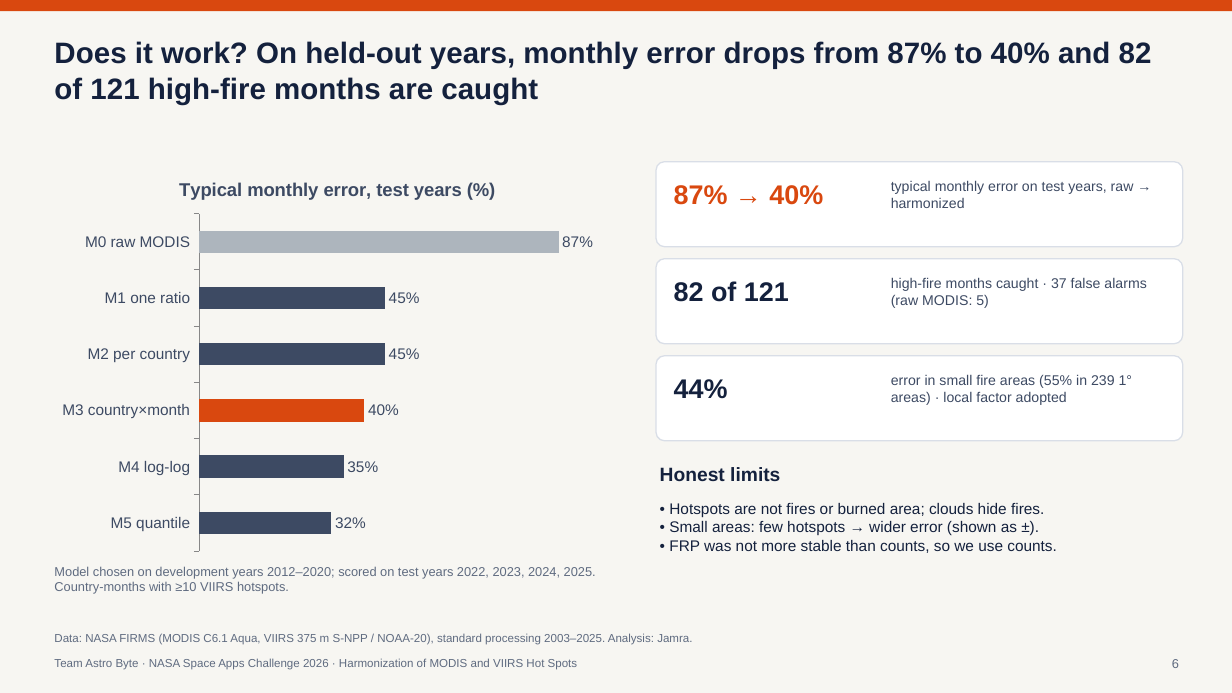
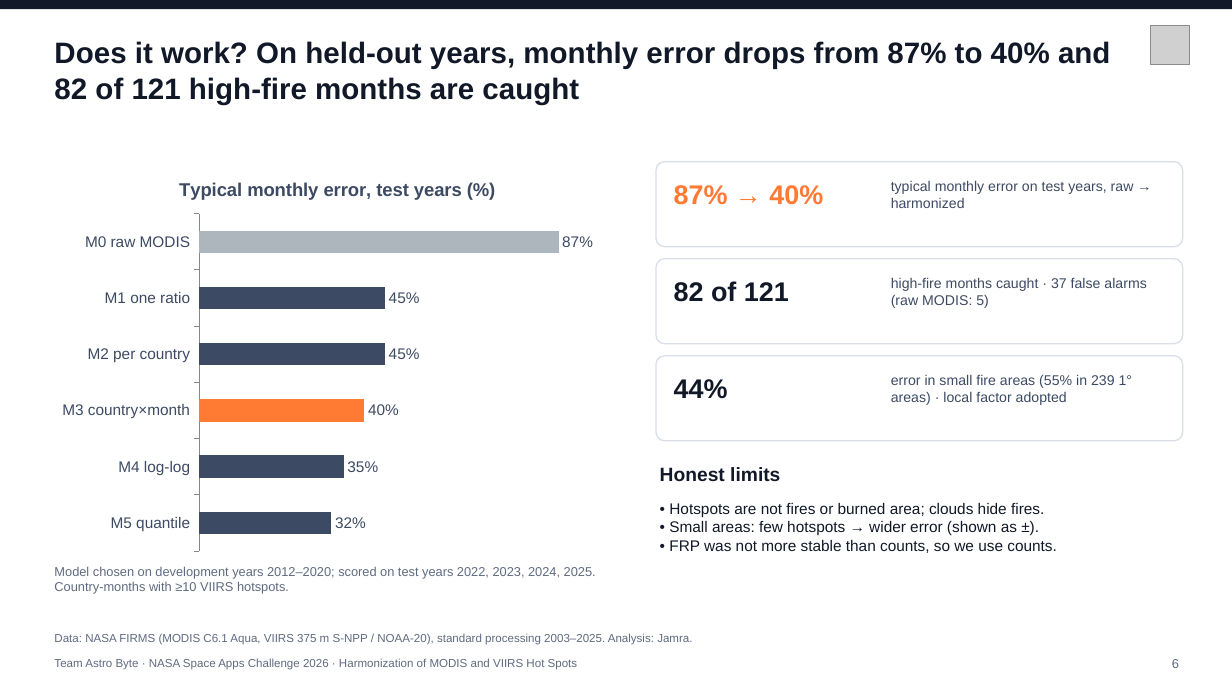
Before and after one commit to ahmedetk/jamra, a slide deck: slide 6 of slides/AstroByte_Slides.pptx. Drawn at 1232x693 pixels with LibreOffice and Linux fonts; fonts in the diff are those of the drawing; grey boxes stand for pictures. Boxes give left, top, right and bottom in pixels: in the first picture for what was removed or moved away, otherwise in the second. Text is boxed around its words. In the diff, an @@ line names an element or a change of style, - is before the commit and + after.

```diff
--- a/slides/AstroByte_Slides.pptx
+++ b/slides/AstroByte_Slides.pptx
@@ background #F7F6F2 to #FFFFFF @@
@@ rectangle at (0, 0, 1232, 9): fill #D9480F to #111827 @@
@@ picture added at (1151, 26, 1189, 65) @@
@@ text colour #14213D to #111827 in 5 elements at (674, 281, 789, 302), (674, 379, 728, 399), (660, 467, 780, 482), (669, 503, 1057, 553), (54, 41, 1110, 104) @@
@@ bar chart at (51, 162, 624, 559) @@
@@ colours of single points changed @@
@@ text "87% → 40%" at (674, 185, 823, 205): text colour #D9480F to #FF7A33 @@
```
Also in this commit, not shown: 6 other slides changed, 37 other files.
